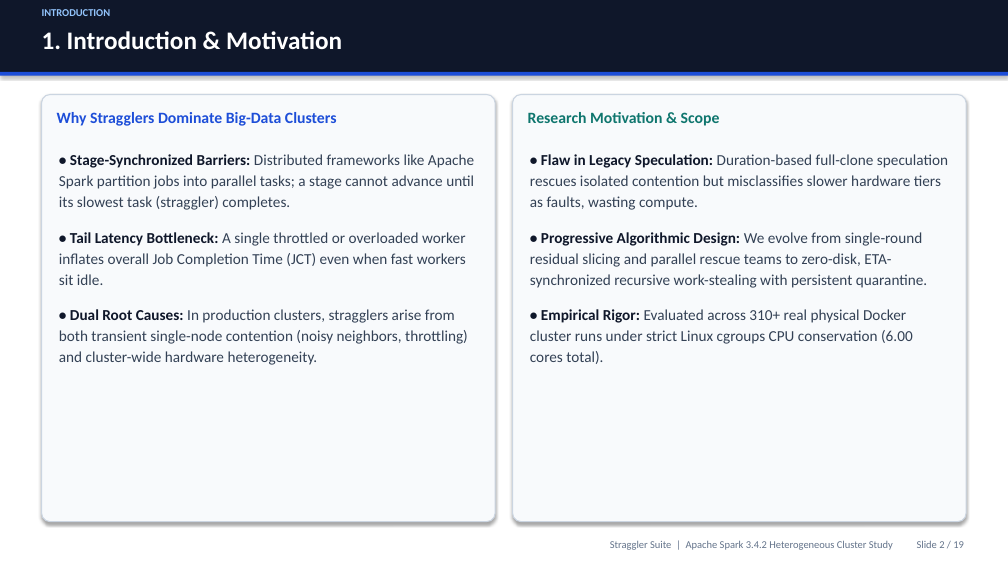
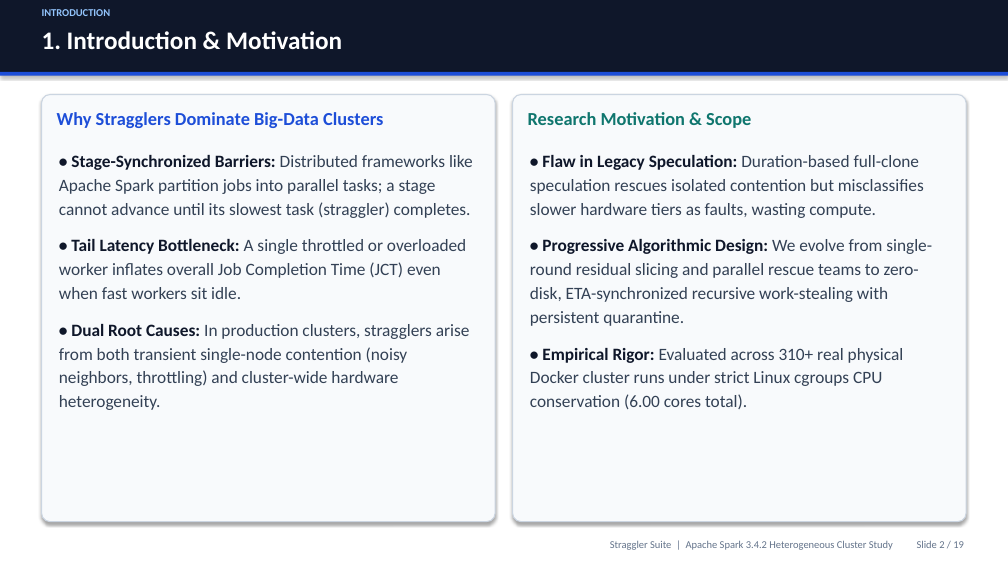
Before and after one commit to Gokulchinna/straggler-suite, a slide deck: slide 2 of Straggler_Suite_Presentation.pptx. Drawn at 1008x567 pixels with LibreOffice and Linux fonts; fonts in the diff are those of the drawing. Boxes give left, top, right and bottom in pixels: in the first picture for what was removed or moved away, otherwise in the second. Text is boxed around its words. In the diff, an @@ line names an element or a change of style, - is before the commit and + after.

```diff
--- a/Straggler_Suite_Presentation.pptx
+++ b/Straggler_Suite_Presentation.pptx
@@ text "Why Stragglers Dominate Big-Data Clusters" at box(57, 112, 383, 128): size 15 to 17.5 pt @@
@@ text "Research Motivation & Scope" at box(528, 112, 751, 128): size 15 to 17.5 pt @@
@@ text "• Stage-Synchronized Barriers: Distributed frameworks ..." at box(59, 155, 473, 410): size 14.5 to 16.5 pt; less space between paragraphs @@
@@ text "• Flaw in Legacy Speculation: ..." at box(530, 155, 932, 409): size 14.5 to 16.5 pt; less space between paragraphs @@
```
Also in this commit, not shown: 17 other slides changed.
